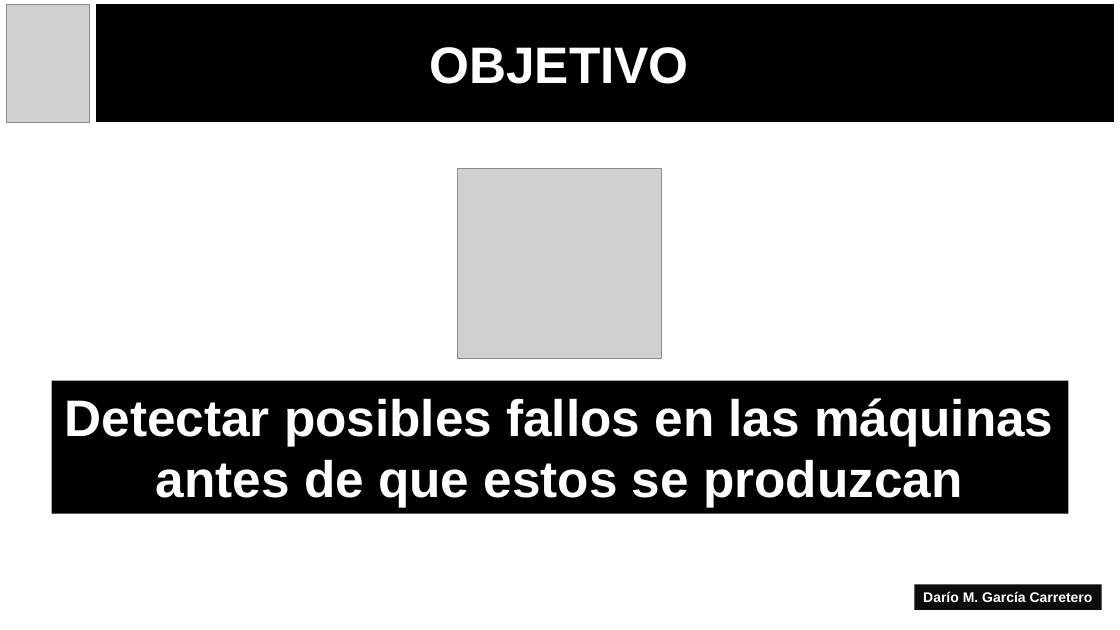
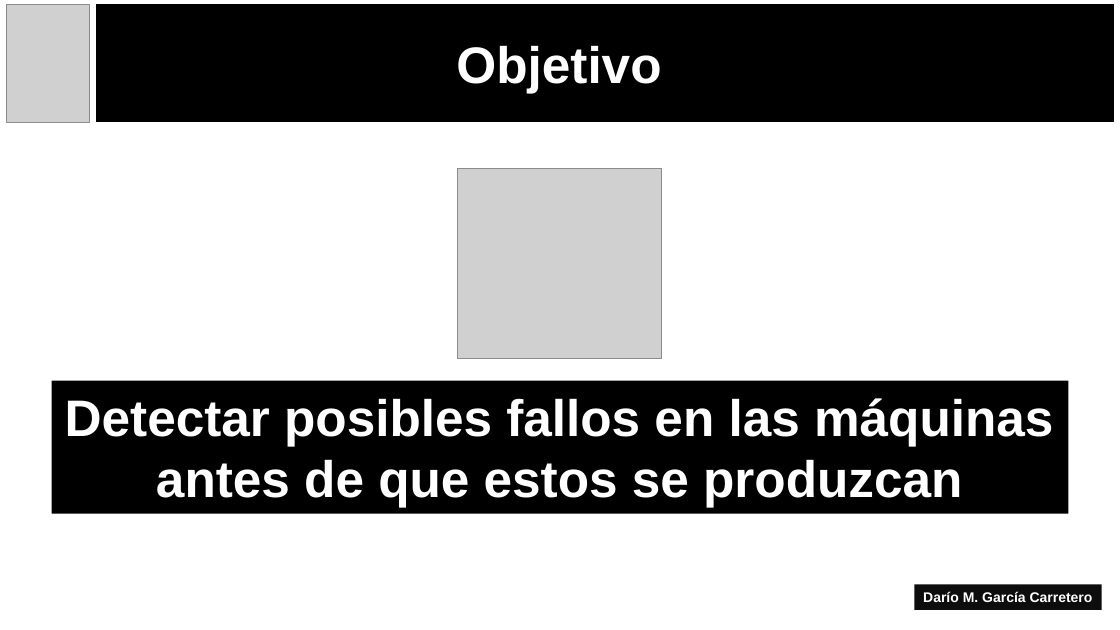
Before and after one commit to Borogum/masterdatacience, a slide deck: slide 3 of doc/TFM.pptx. Drawn at 1120x630 pixels with LibreOffice and Linux fonts; fonts in the diff are those of the drawing; grey boxes stand for pictures. Boxes give left, top, right and bottom in pixels: in the first picture for what was removed or moved away, otherwise in the second. Text is boxed around its words. In the diff, an @@ line names an element or a change of style, - is before the commit and + after.

```diff
--- a/doc/TFM.pptx
+++ b/doc/TFM.pptx
@@ text at (456,45,661,93): text changed @@
-OBJETIVO
+Objetivo
```
Also in this commit, not shown: 2 other slides changed, 3 slides added.
